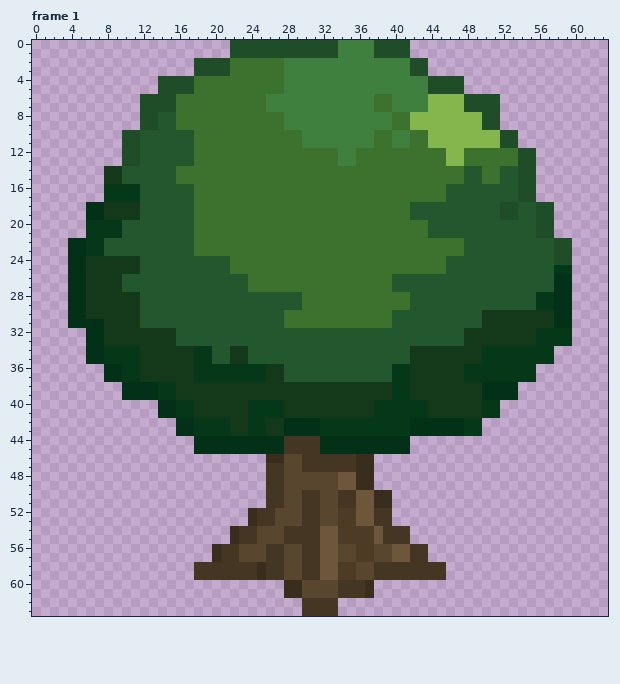
One commit to this pixel-art file: res/images/world/decor/trees/tree01.aseprite. Above, as it was before the edit.
64x64 pixels, 4 frames. Colours within 5 levels of each other are drawn and written as one. Shown: frame 1. The commit also changed other frames, which this record leaves out.
Now the later version:
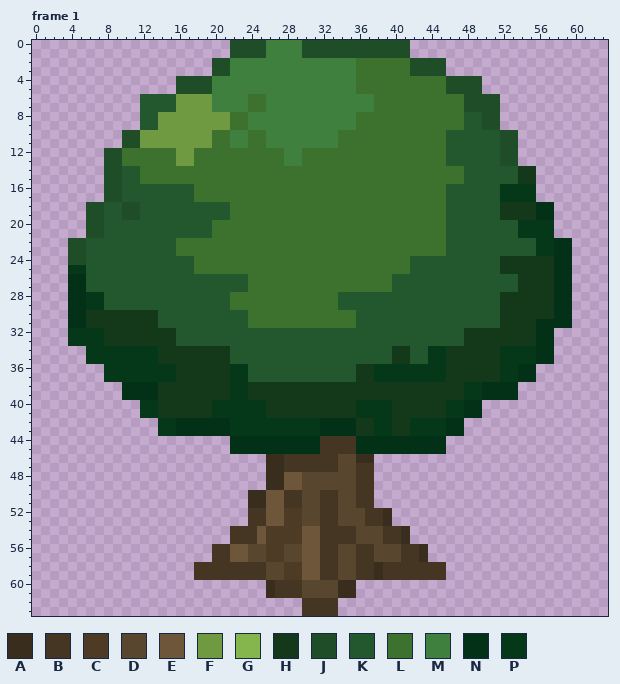
Palette (. is transparent): A #392d1e  B #453624  C #4d3b26  D #59462e  E #6d5639  F #709a41  G #85b64d  H #13391a  J #1f4d28  K #23582e  L #3d722e  M #3f803f  N #033118  P #053719
The exact change:
Changed rows in their new state; - is an unchanged pixel.
Frame 1:
first column x 4:
 0 ----------------------MMMM----JJJJ----------------------
 1 ----------------------MMMM----JJJJ----------------------
 2 --------------..--MMMMMM--------LLLLLL--JJ--------------
 3 --------------..--MMMMMM--------LLLLLL--JJ--------------
 4 ----------..--JJMMMMMMMM--------LLLLLLLLLL--JJ----------
 5 ----------..--JJMMMMMMMM--------LLLLLLLLLL--JJ----------
 6 --------KKKKFFFFMMMM----------------LLLLLLLL------------
 7 --------KKKKFFFFMMMM----------------LLLLLLLL------------
 8 --------KKFFFFFFFF--MMMM--------LLLL--LLLLLLKK----------
 9 --------KKFFFFFFFF--MMMM--------LLLL--LLLLLLKK----------
10 --------FFFFFFFF--MM--MMMM----LLLL--LL--LLKKKKKK--------
11 --------FFFFFFFF--MM--MMMM----LLLL--LL--LLKKKKKK--------
12 ----JJLLLLLLFF----------MM----LL----------KKKKKKJJ..----
13 ----JJLLLLLLFF----------MM----LL----------KKKKKKJJ..----
14 ----JJ--LLLL----------------------------------KK--HH----
15 ----JJ--LLLL----------------------------------KK--HH----
16 ----JJKK----------------------------------------PPPP----
17 ----JJKK----------------------------------------PPPP----
18 --JJKKJJ------KKKK--------------------LLLL------HHHHNN--
19 --JJKKJJ------KKKK--------------------LLLL------HHHHNN--
20 --JJKK--------KK------------------------LL--------PPPP--
21 --JJKK--------KK------------------------LL--------PPPP--
22 JJKK--------LL----------------------------KK--------PPNN
23 JJKK--------LL----------------------------KK--------PPNN
24 JJKKKKKK------LLLL--------------------KKKK------HHHHHHNN
25 PPKKKKKK------LLLL--------------------KKKK------HHHHHHNN
26 --KKKK--------------------------------------------HHHH--
27 --KKKK--------------------------------------------HHHH--
28 --PPKKKK----------LLLLLLLL----KKKKKKKK----------HHHHHH--
29 --PPKKKK----------LLLLLLLL----KKKKKKKK----------HHHHHH--
30 --------HH----------LLLL--------KKKK----------KK--------
31 --HH----HH----------LLLL--------KKKK----------KK----NN--
32 PPPP------------------------------------------------NN..
33 PPPP------------------------------------------------NN..
34 --PP----PP----HHHHKK----------------HHKKPP----HH----NN--
35 --PP----PP----HHHHKK----------------HHKKPP----HH----NN--
36 ----PP--PPPP--HHHH--KKKK--------HHPP--PPPP--HHHH--NN----
37 ----PP--PPPP--HHHH--KKKK--------HHPP--PPPP--HHHH--NN----
38 ----------HH------PP----------------HH------PP----------
39 ----------HH------PP----------------HH------PP----------
40 --------PPHHHH--PPPP--HH--------PP--HHHH--PPNN..--------
41 --------PPHHHH--PPPP--HH--------PP--HHHH--PPNN..--------
42 ----------PP--NNNNPP--PPPPPPNNNNHH--HHPPPP--..----------
43 ----------PP--NNNNPP--PPPPPPNNNNHH--HHPPPP--..----------
44 --------------....------NNNNBBBB------NNNN--------------
45 --------------....------NNNNBBBB------NNNN--------------
46 ------------------------BB----DD------------------------
47 ----------------------AABB----DDBB----------------------
48 ----------------------AAEE----DDBB----------------------
49 ----------------------AAEE----DDBB----------------------
50 --------------------AAEEBBDDBBDDBB..--------------------
51 --------------------AAEEBBDDBBDDBB..--------------------
52 --------------------B-EECCDDBBDDDB-A--------------------
53 --------------------B-EECCDDBBDDDB-A--------------------
54 ------------------B--ECCCCEEBBBBDDD--A------------------
55 ------------------B--ECCCCEEBBBBDDD--A------------------
56 ----------------B-EE--CC--EEBB--BB--DB-A----------------
57 ----------------B-EE--CC--EEBB--BB--DB-A----------------
58 ---------------------BDDCCEEBBDDBBA---------------------
59 ---------------------BDDCCEEBBDDBBA---------------------
60 ----------------------ABBB----AA..----------------------
61 ----------------------ABBB----AA..----------------------
